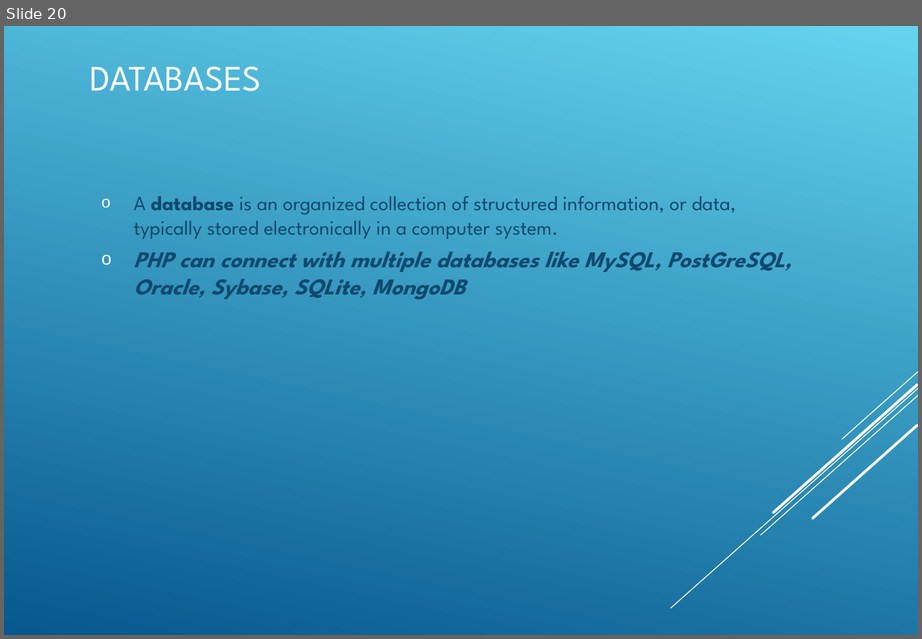
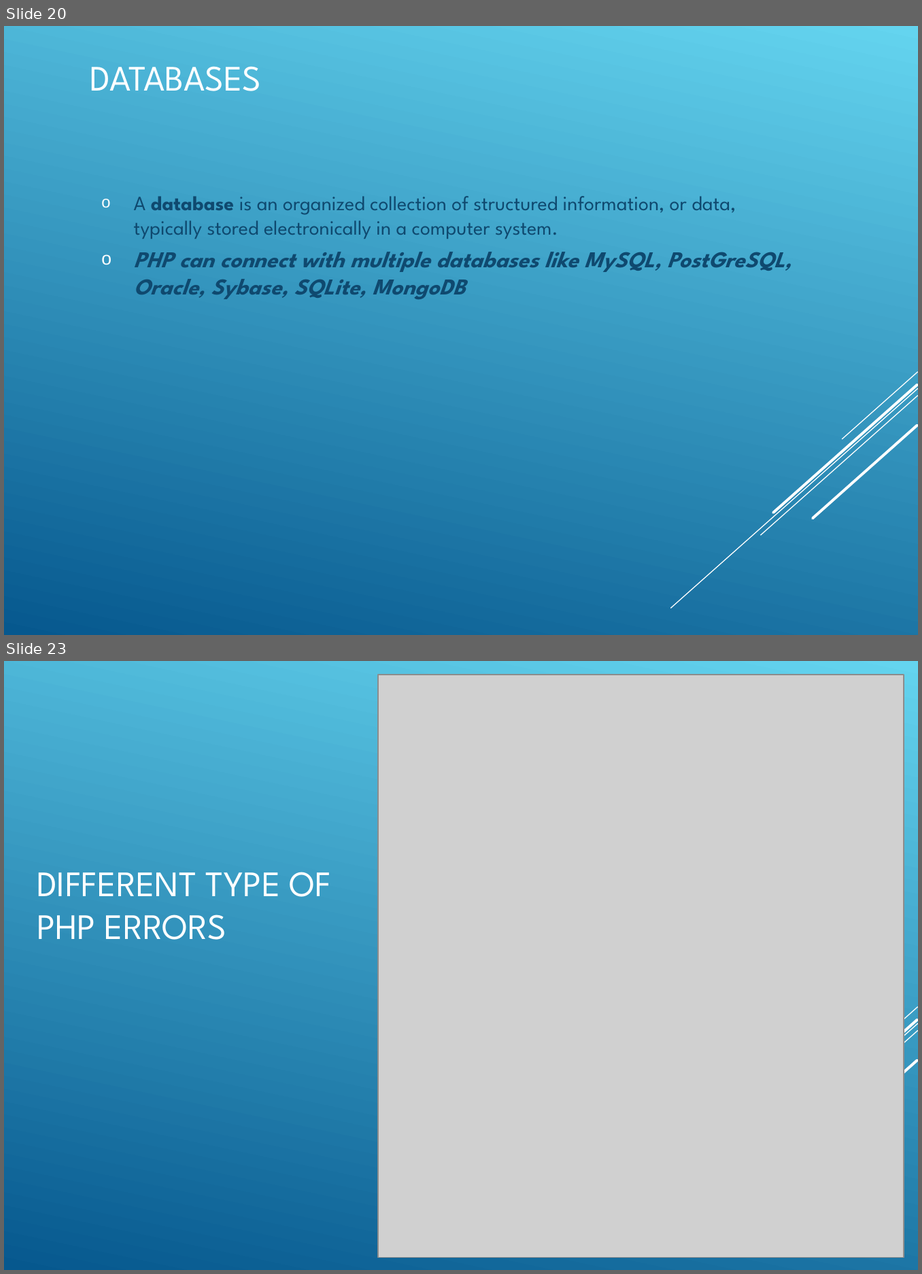
Before and after one commit to koushikgraj/PHP-Training, a slide deck: PHP-Presentation.ppt. Shown one above the other, each under a label of ours: slide 20 before the commit, slides 20 and 23 after it; the slides between them are not shown. The pictures are 922x639 and 922x1274 pixels, drawn with LibreOffice and Linux fonts; fonts in the diff are those of the drawing; grey boxes stand for pictures. Boxes give left, top, right and bottom in pixels: in the first picture for what was removed or moved away, otherwise in the second. Text is boxed around its words. In the diff, an @@ line names an element or a change of style, - is before the commit and + after.

Commit message:
13-May-2021 : Databases, error handling, exception handling & magic quotes

```diff
--- a/PHP-Presentation.ppt
+++ b/PHP-Presentation.ppt
@@ slide 23 added at <box>4,661,918,1270</box>, background gradient #64D4EF to #06588E; not listed: 5 template elements that a slide beside it also shows @@
@@ picture added at <box>378,675,904,1257</box> @@
@@ title added at <box>37,872,332,940</box>, 30 pt, text #FFFFFF @@
+DIFFERENT TYPE OF PHP ERRORS
```
Also in this commit, not shown: 4 other slides added, 21 other files.
